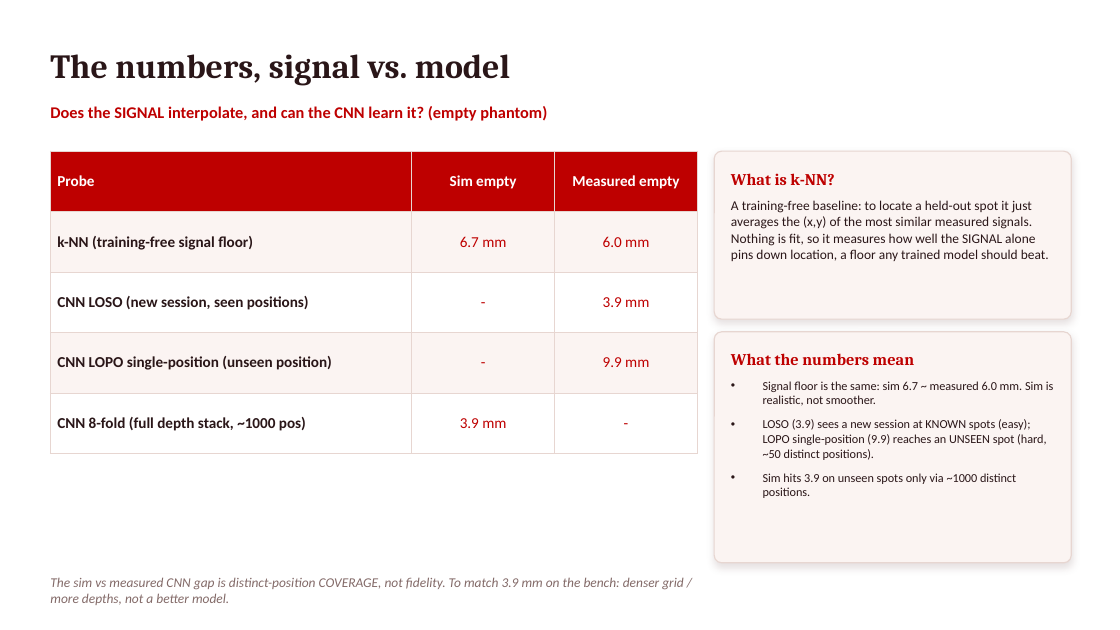
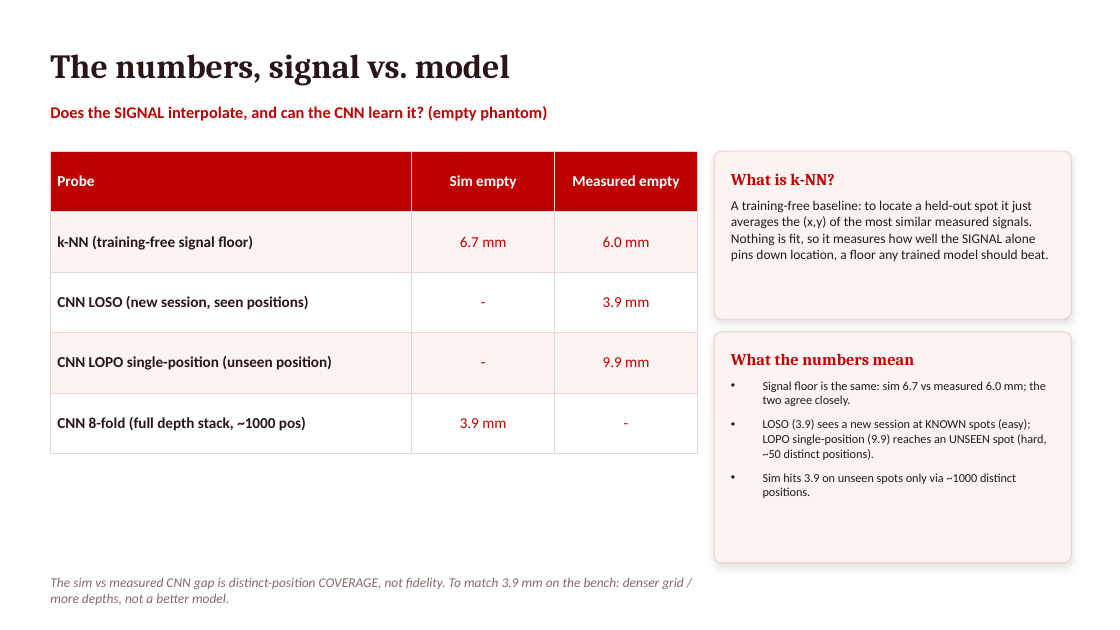
Before and after one commit to pmart1534/microwave-phantom-localization-cnn-mlp, a slide deck: slide 7 of regression_deck/Deck3_Sim_vs_Measured.pptx. Drawn at 1120x630 pixels with LibreOffice and Linux fonts; fonts in the diff are those of the drawing. Boxes give left, top, right and bottom in pixels: in the first picture for what was removed or moved away, otherwise in the second. Text is boxed around its words. In the diff, an @@ line names an element or a change of style, - is before the commit and + after.

```diff
--- a/regression_deck/Deck3_Sim_vs_Measured.pptx
+++ b/regression_deck/Deck3_Sim_vs_Measured.pptx
@@ text at (x1=763, y1=381, x2=1046, y2=406): text changed @@
-• Signal floor is the same: sim 6.7 ~ measured 6.0 mm. Sim is realistic, not smoother.
+• Signal floor is the same: sim 6.7 vs measured 6.0 mm; the two agree closely.
```
Also in this commit, not shown: 2 other slides changed, 19 other files.
